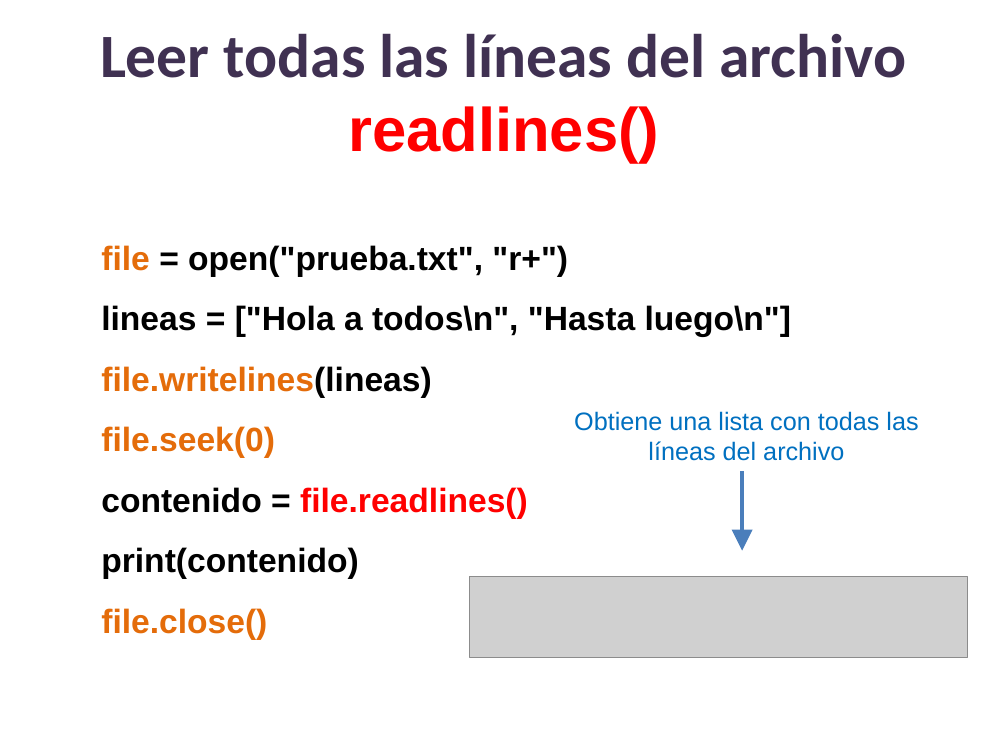
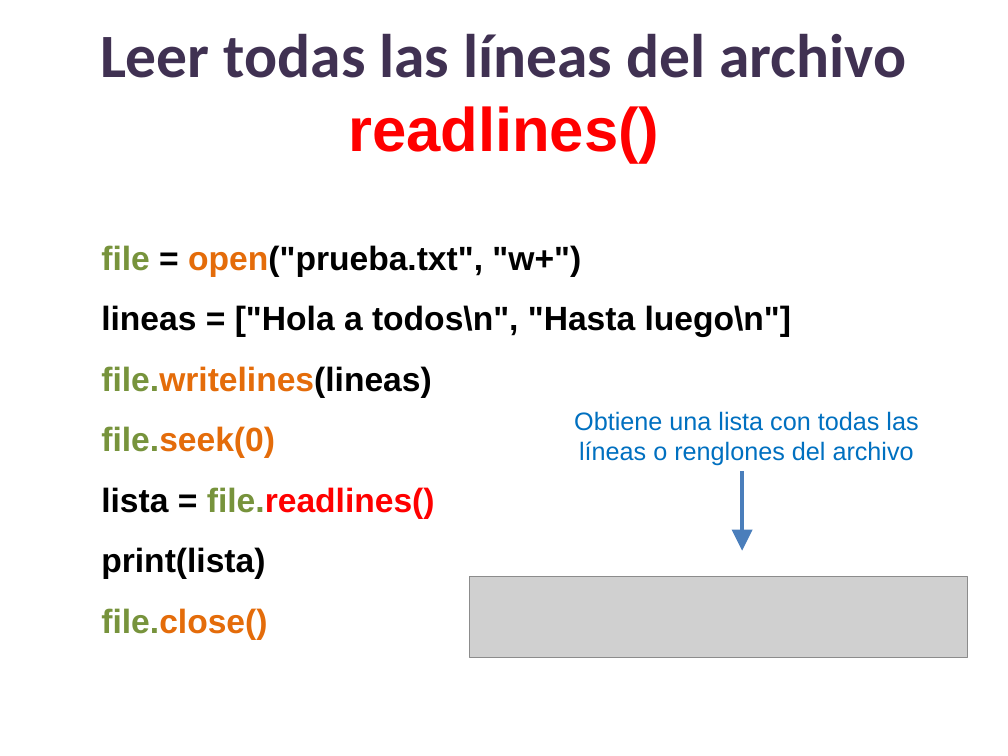
Before and after one commit to lizetheP/PensamientoC, a slide deck: slide 14 of CalendarioAgo20L/presentaciones/12_Archivos.pptx. Drawn at 1008x756 pixels with LibreOffice and Linux fonts; fonts in the diff are those of the drawing; grey boxes stand for pictures. Boxes give left, top, right and bottom in pixels: in the first picture for what was removed or moved away, otherwise in the second. Text is boxed around its words. In the diff, an @@ line names an element or a change of style, - is before the commit and + after.

```diff
--- a/CalendarioAgo20L/presentaciones/12_Archivos.pptx
+++ b/CalendarioAgo20L/presentaciones/12_Archivos.pptx
@@ text at [101,245,581,277]: text changed @@
-file = open("prueba.txt", "r+")
+file = open("prueba.txt", "w+")
@@ text at [101,366,431,640]: text colour #E46C0A to #77933C in "file.writelines(lineas)", "file.seek(0)", "file.close()" @@
@@ text at [574,411,918,466]: text changed @@
-Obtiene una lista con todas las líneas del archivo
+Obtiene una lista con todas las líneas o renglones del archivo
@@ text at [101,487,435,579]: text changed @@
-contenido = file.readlines()
-print(contenido)
+lista = file.readlines()
+print(lista)
```
Also in this commit, not shown: 15 other slides changed, 3 slides removed, 2 other files.
